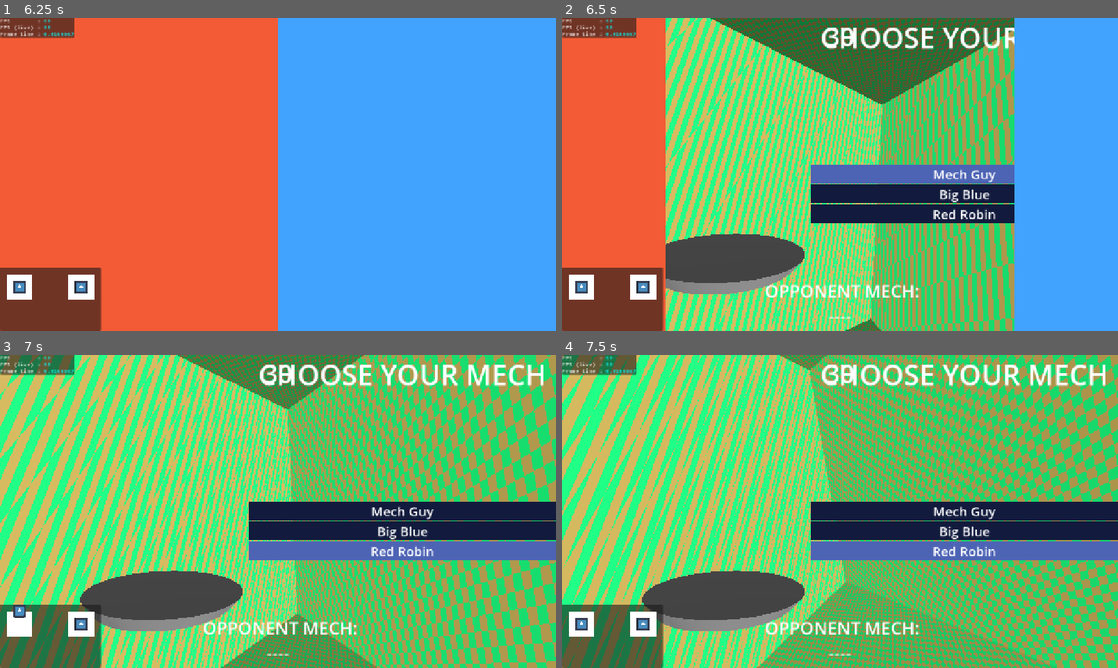
Above: before the commit, frames 1-4 (two rows, left to right).
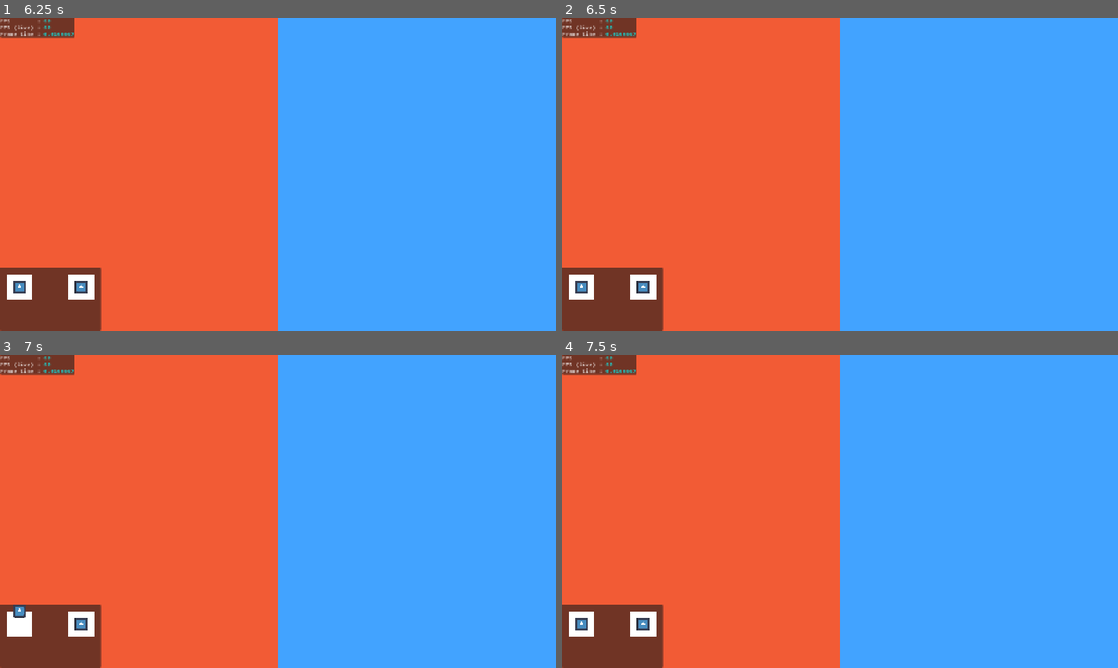
Above: after the commit, the same moments.

Repository: Slenderpi/ArcadeGame
Game: Godot game, scene res://core/main_scene/main_scene.tscn
Two runs of this game, one before a commit and one after it. Both use one fixed random seed, a clock stepped at 60 frames per second and the inputs below. The engine's default icon, where the game draws it, is replaced by a stand-in: a white triangle on a blue panel in a dark square.
Inputs (mouse positions are in pixels of both pictures, inside the frame that each line leads up to):
- Up to frame 1 (6.25 s): tap Enter at 0.5, 5 s; drag from (38, 27) to (333, 105) at 0.52 s; drag from (166, 190) to (250, 237) at 1.27 s; move the mouse to (333, 105) at 2.02 s; hold D (left_stick_east) 2.03-2.75 s; hold Q 2.03-2.75 s; drag from (250, 237) to (111, 127) at 2.77 s; move the mouse to (444, 221) at 3.52 s; hold Shift (left_button) 3.53-4.25 s; hold Ctrl 3.53-4.25 s; tap Space (left_trigger) at 4.25, 5.75 s; drag from (111, 127) to (194, 96) at 4.27 s; move the mouse to (305, 174) at 5.02 s; hold S (left_stick_south) 5.03-5.75 s; tap I at 5.1 s; click (305, 174) at 5.17 s; drag from (194, 96) to (166, 190) at 5.77 s
- Up to frame 2 (6.5 s): no input
- Up to frame 3 (7 s): move the mouse to (400, 495) at 6.52 s; hold W (left_stick_north) from 6.53 s (still down); tap Y (insert_coin) at 6.6 s
- Up to frame 4 (7.5 s): release W (left_stick_north) at 7.25 s; drag from (728, 527) to (812, 574) at 7.27 s

Frame 1 is identical in both runs. In frame 2, 63% of the frame differs, in the area x 18-82%, y 0-100%; in frame 3, 99%; in frame 4, 99%, in the area x 0-100%, y 0-100%.

Commit message:
Continued work

Diff:
--- a/core/finite_state_machine/primary_game_states/matchmaking_state.gd
+++ b/core/finite_state_machine/primary_game_states/matchmaking_state.gd
@@ -8,7 +8,7 @@
 
 
 # In ms
-const MAX_TIME : float = 2
+const MAX_TIME : float = 10
 
 
 var _state := EState.TIMER
--- a/core/globals/game_state_manager.gd
+++ b/core/globals/game_state_manager.gd
@@ -38,10 +38,14 @@
 	NetworkManager.received_message.connect(func(msg: Array[String]):
 		if msg[0] == NetworkManager.UDP_STARTED:
 			fsm.push_event(&"started")
+		elif msg[0] == NetworkManager.UDP_NO_JOIN:
+			fsm.push_event(&"no_join")
+		elif msg[0] == NetworkManager.UDP_CAN_JOIN:
+			fsm.push_event(&"can_join")
 		elif msg[0] == NetworkManager.UDP_READY:
 			fsm.push_event(&"ready")
-		elif msg[0] == NetworkManager.UDP_NOT_READY:
-			fsm.push_event(&"not_ready")
+		elif msg[0] == NetworkManager.UDP_SERVER_CREATED:
+			fsm.push_event(&"server_created")
 	)
 	NetworkManager.server_setup_finished.connect(func():
 		fsm.push_event(&"server_setup_finished")
@@ -73,9 +77,9 @@
 	return eventName == &"started" \
 		|| eventName == &"can_join" \
 		|| eventName == &"ready" \
-		|| eventName == &"no_join" \
 		|| eventName == &"server_created" \
-		|| eventName == &"server_setup_finished"
+		|| eventName == &"server_setup_finished" \
+		|| eventName == &"no_join"
 
 #endregion
 
